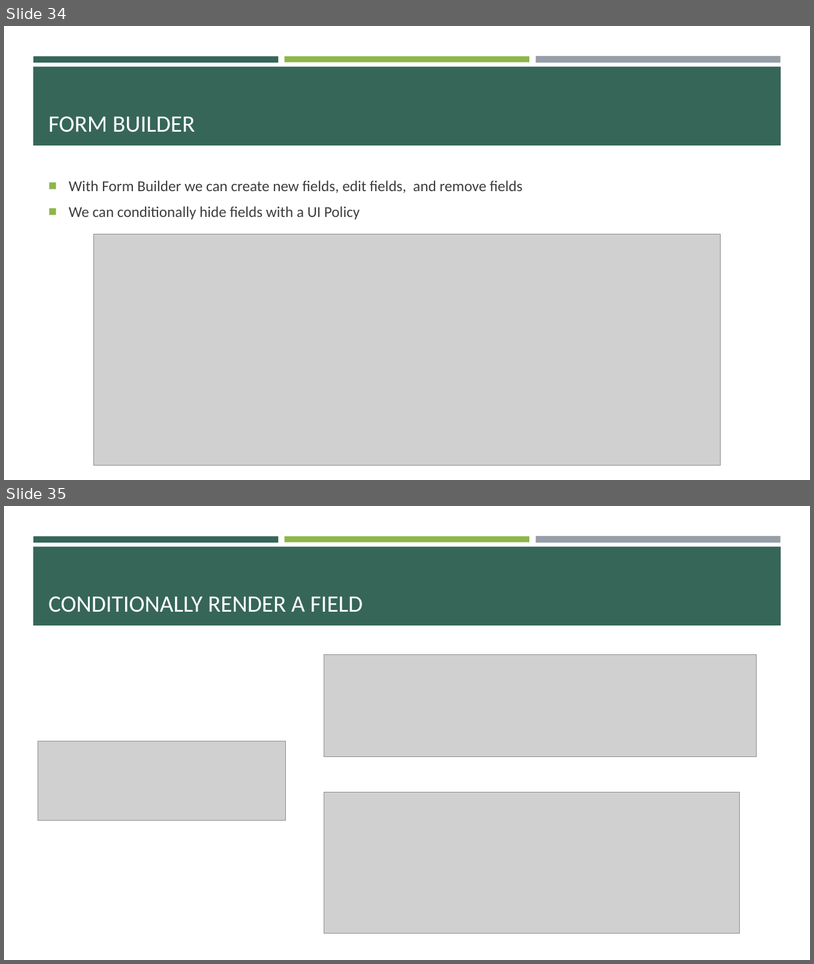
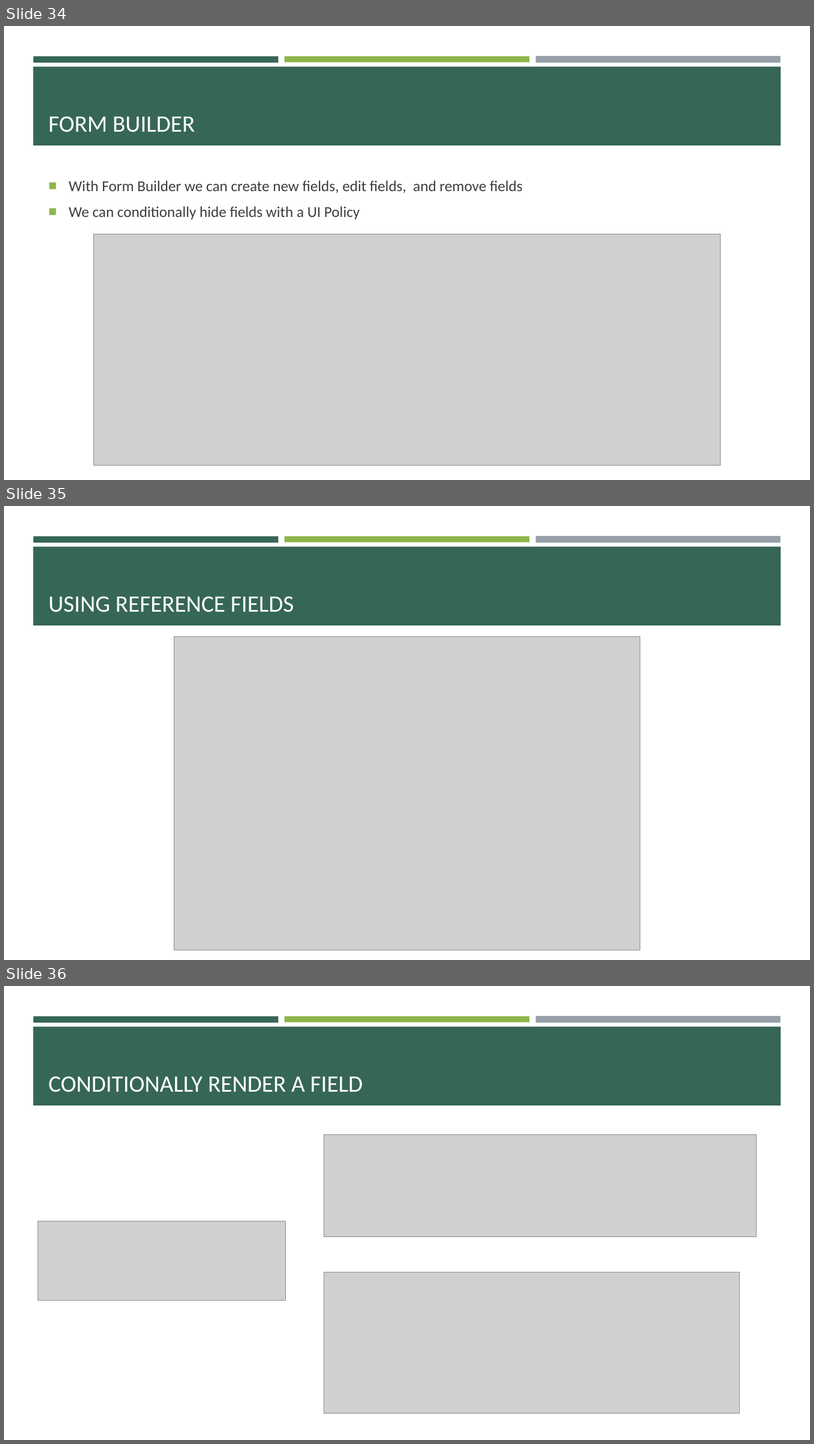
Before and after one commit to e-m-wilson/SNOW, a slide deck: Week_3/SNOW_Basics.pptx. Shown one above the other, each under a label of ours: slides 34 and 35 before the commit, slides 34, 35 and 36 after it. The pictures are 814x964 and 814x1444 pixels, drawn with LibreOffice and Linux fonts; fonts in the diff are those of the drawing; grey boxes stand for pictures. Boxes give left, top, right and bottom in pixels: in the first picture for what was removed or moved away, otherwise in the second. Text is boxed around its words. In the diff, an @@ line names an element or a change of style, - is before the commit and + after.

```diff
--- a/Week_3/SNOW_Basics.pptx
+++ b/Week_3/SNOW_Basics.pptx
@@ slide 35 added at (4,506,810,960), background #FFFFFF; not listed: 4 template elements that a slide beside it also shows @@
@@ title added at (48,596,294,612), 28 pt, text #FFFFFF @@
+USING REFERENCE FIELDS
@@ picture added at (174,637,641,950) @@
@@ what was slide 35 is now slide 36 @@
```
Also in this commit, not shown: 1 slide changed, 1 other file.
